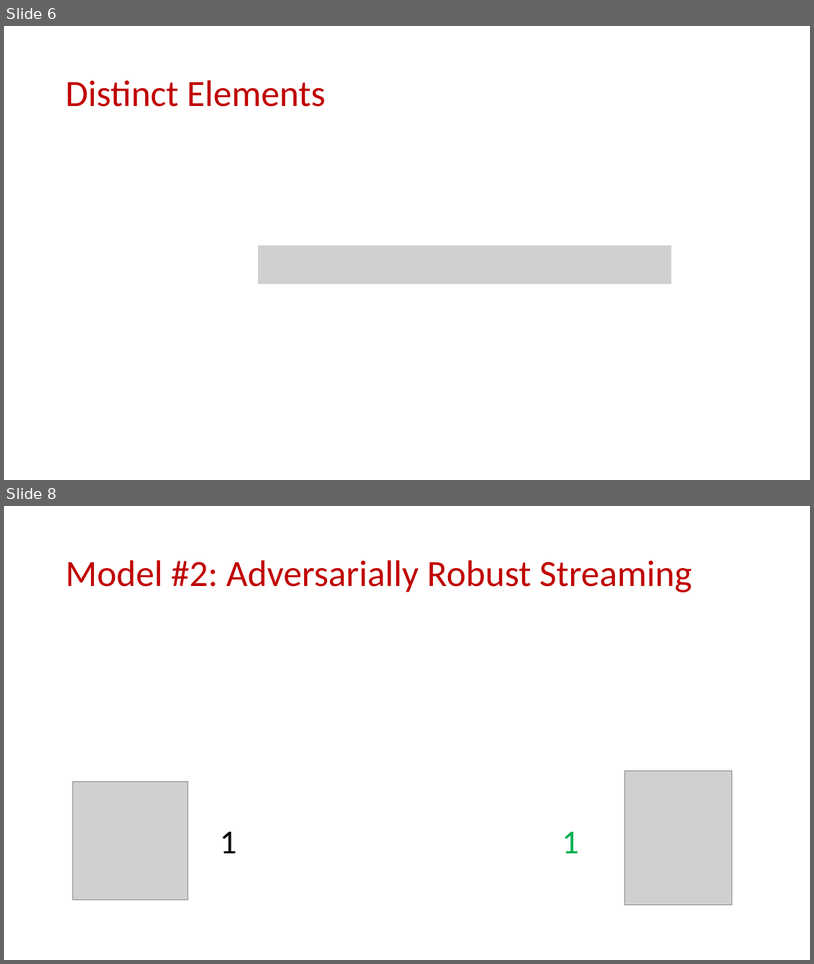
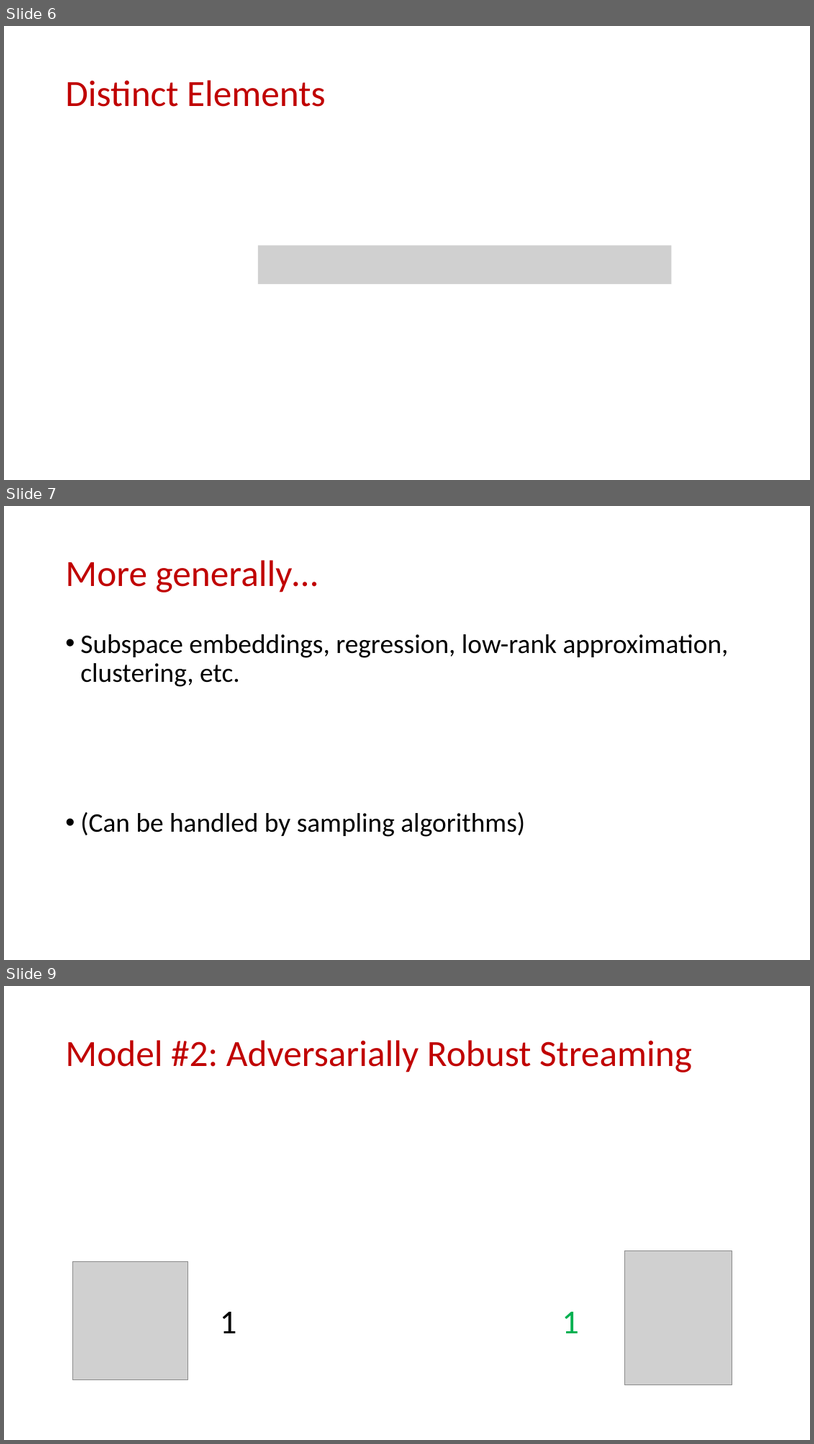
Before and after one commit to samsonzhou/samsonzhou.github.io, a slide deck: other-talks/Adversarial Robustness in the Streaming Model.pptx. Shown one above the other, each under a label of ours: slides 6 and 8 before the commit, slides 6, 7 and 9 after it; the slides between them are not shown. The pictures are 814x964 and 814x1444 pixels, drawn with LibreOffice and Linux fonts; fonts in the diff are those of the drawing; grey boxes stand for pictures. Boxes give left, top, right and bottom in pixels: in the first picture for what was removed or moved away, otherwise in the second. Text is boxed around its words. In the diff, an @@ line names an element or a change of style, - is before the commit and + after.

```diff
--- a/other-talks/Adversarial Robustness in the Streaming Model.pptx
+++ b/other-talks/Adversarial Robustness in the Streaming Model.pptx
@@ slide 7 added at <box>4,506,810,960</box>, background #FFFFFF @@
@@ title added at <box>65,560,318,592</box>, 44 pt, text #C00000 @@
+More generally…
@@ text added at <box>80,634,729,836</box>, 32 pt, text #000000 @@
+• Subspace embeddings, regression, low-rank approximation, clustering, etc.
+• (Can be handled by sampling algorithms)
@@ what was slide 8 is now slide 9 @@
```
Also in this commit, not shown: 1 slide changed, 21 other slides added, 3 slides removed, 1 other file.
